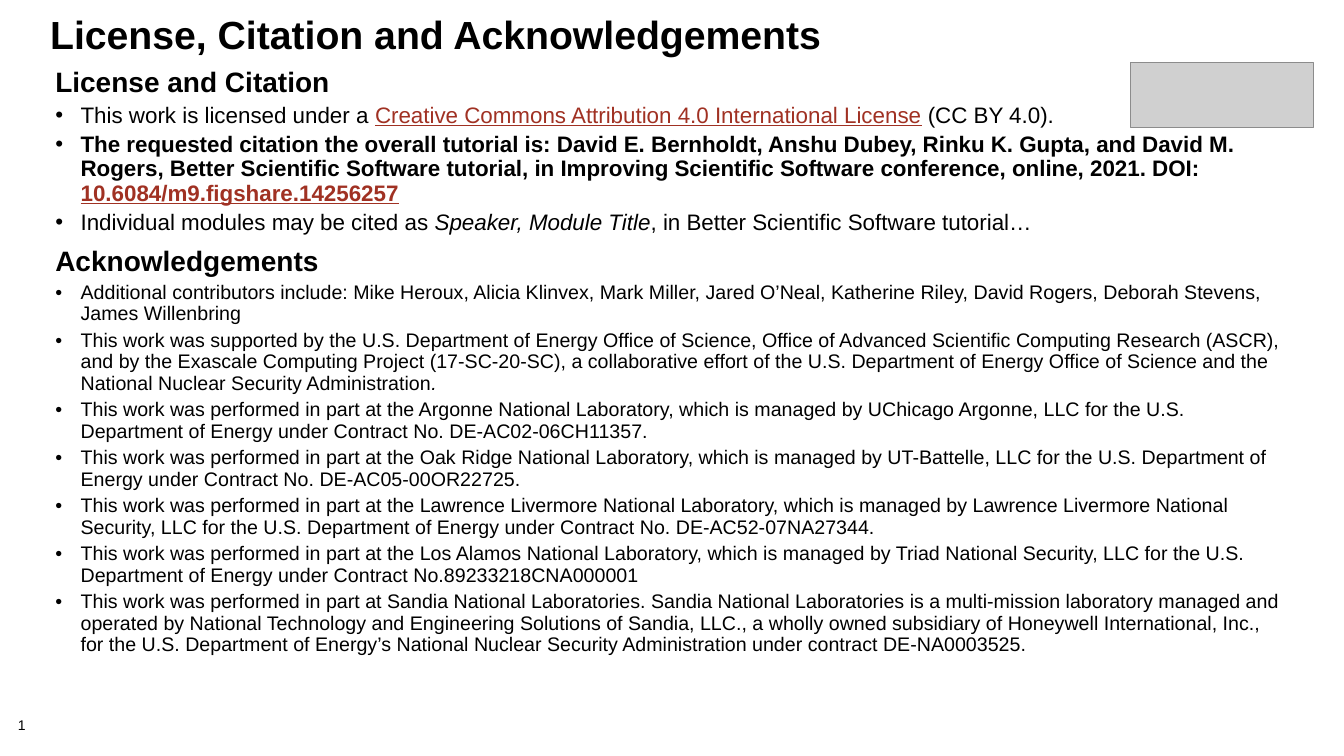
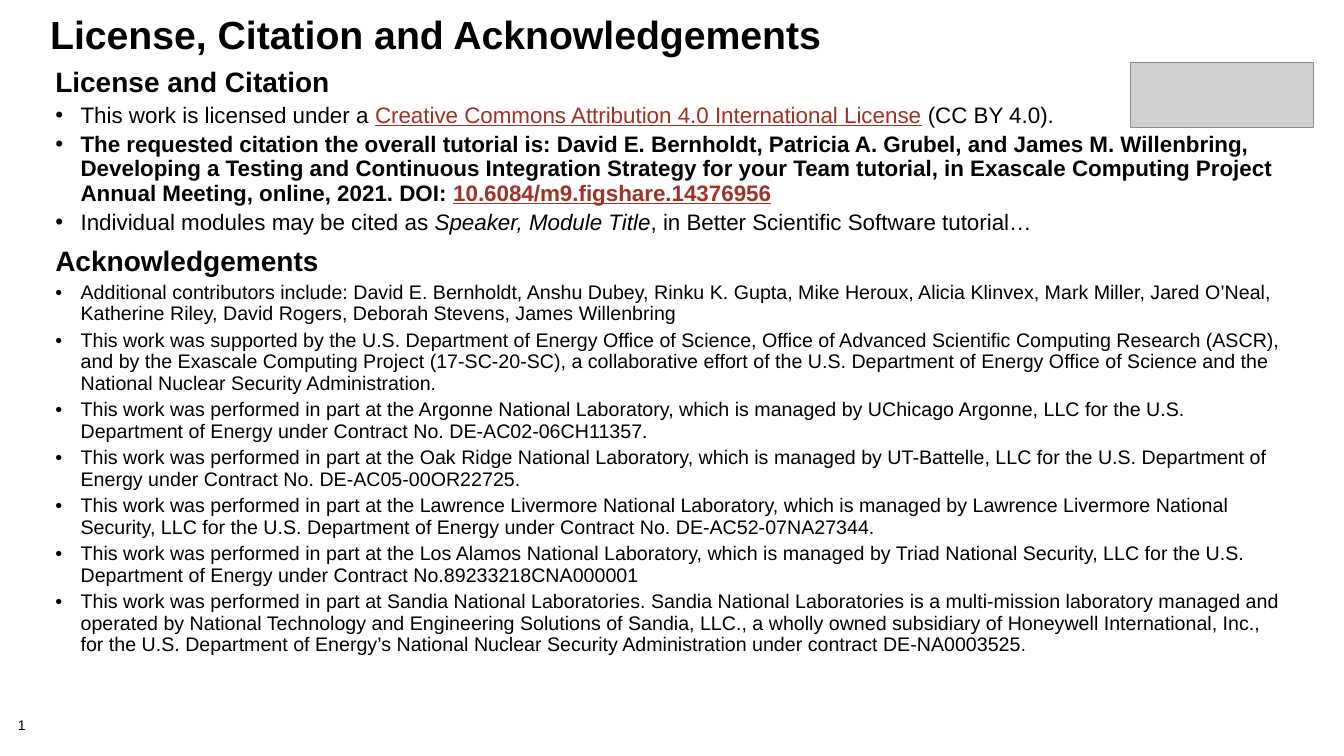
Before and after one commit to bssw-tutorial/presentations, a slide deck: slide 1 of license-master.pptx. Drawn at 1344x756 pixels with LibreOffice and Linux fonts; fonts in the diff are those of the drawing; grey boxes stand for pictures; background and template pictures are left out. Boxes give left, top, right and bottom in pixels: in the first picture for what was removed or moved away, otherwise in the second. Text is boxed around its words. In the diff, an @@ line names an element or a change of style, - is before the commit and + after.

Commit message:
Update agenda and license master slides for ECP AM tutorial

```diff
--- a/license-master.pptx
+++ b/license-master.pptx
@@ text at [81, 135, 1272, 206]: text changed @@
-• The requested citation the overall tutorial is: David E. Bernholdt, Anshu Dubey, Rinku K. Gupta, and David M. Rogers, Better Scientific Software tutorial, in Improving Scientific Software conference, online, 2021. DOI: 10.6084/m9.figshare.14256257
+• The requested citation the overall tutorial is: David E. Bernholdt, Patricia A. Grubel, and James M. Willenbring, Developing a Testing and Continuous Integration Strategy for your Team tutorial, in Exascale Computing Project Annual Meeting, online, 2021. DOI: 10.6084/m9.figshare.14376956
@@ text at [81, 284, 1270, 324]: text changed @@
-• Additional contributors include: Mike Heroux, Alicia Klinvex, Mark Miller, Jared O’Neal, Katherine Riley, David Rogers, Deborah Stevens, James Willenbring
+• Additional contributors include: David E. Bernholdt, Anshu Dubey, Rinku K. Gupta, Mike Heroux, Alicia Klinvex, Mark Miller, Jared O’Neal, Katherine Riley, David Rogers, Deborah Stevens, James Willenbring
```
Also in this commit, not shown: 1 other file.
